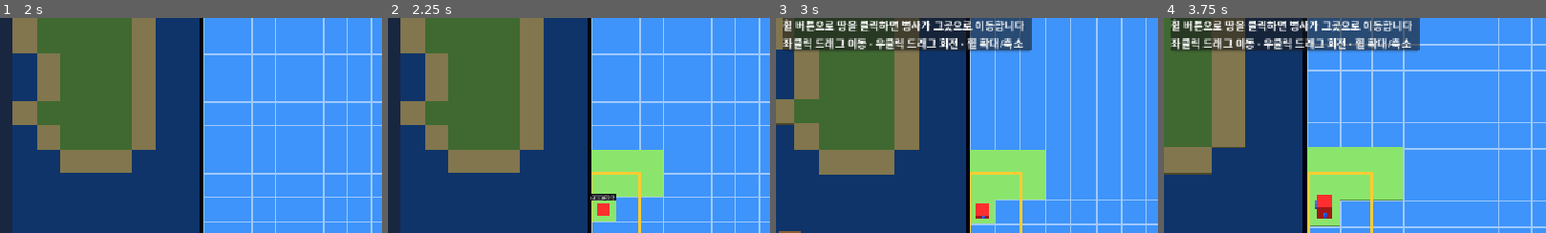
Above: before the commit, frames 1-4 (left to right).
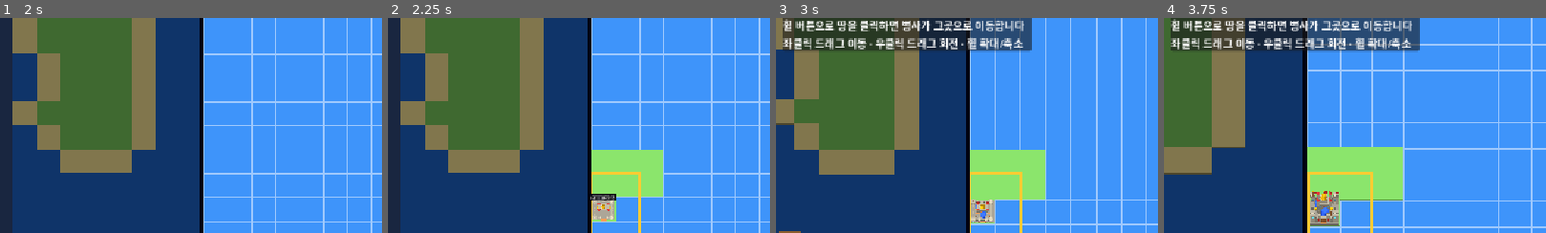
Above: after the commit, the same moments.

Repository: dpwns5889/Islander
Game: Godot game, scene res://assets/scenes/menu.tscn
Same seed, same stepped clock (60 frames per second), same inputs: the game is played once before the commit and once after it.
Inputs (mouse positions are % of the whole screen's width and height, from its top left):
- Up to frame 1 (2 s): click "시작" at 0.5 s; tap Enter at 1.25 s; move the mouse to (72, 45) at 1.27 s; tap P at 1.35 s; click (72, 45) at 1.42 s
- Up to frame 2 (2.25 s): tap Space at 2 s; drag from (30, 55) to (45, 70) at 2.02 s
- Up to frame 3 (3 s): click "웨이브 시작" at 2.75 s
- Up to frame 4 (3.75 s): click "배속 x1" at 3.5 s
The pictures show only the part of the screen within x 0-50%, y 17-67%; the shares and areas given below are measured in that part.

Frame 1 is identical in both runs. In frame 2, 0.5% of the frame differs, in the area x 53-60%, y 84-95%; in frame 3, 0.6%; in frame 4, 1.1%, in the area x 38-46%, y 80-97%.

Commit message:
art: 본부와 건물 8종의 모델 추가
본부(성, 3종 무작위), 사격장, 방어탑, 낚시터, 도서관, 대학, 광산, 천문대를 모델과 파손 모델로 그린다.
조각으로 놓은 물 타일 위의 건물은 바닥이 묻히지 않게 타일 높이만큼 올린다.
기획서 v0.60

Co-Authored-By: Claude Sonnet 5.5 <noreply@anthropic.com>

Diff:
--- a/assets/scripts/balance.gd
+++ b/assets/scripts/balance.gd
@@ -30,14 +30,14 @@
 	BARRACKS: {"name": "병영", "cost": 30, "hp": 100, "sand": false, "sea": false, "model": "barracks", "model_variants": 2, "color": Color(0.45, 0.45, 0.5)},
 	MARKET: {"name": "시장", "cost": 50, "hp": 70, "tech": "math", "sand": false, "sea": false, "color": Color(0.85, 0.65, 0.1)},
 	FARM: {"name": "밭", "cost": 25, "hp": 50, "sand": false, "sea": false, "evolves_to": FARMSTEAD, "model": "field", "model_variants": 4, "color": Color(0.35, 0.55, 0.2)},
-	FISHERY: {"name": "낚시터", "cost": 25, "hp": 50, "sand": true, "sea": false, "tech": "fishing", "on_water": true, "evolves_to": FISH_VILLAGE, "color": Color(0.2, 0.65, 0.75)},
+	FISHERY: {"name": "낚시터", "cost": 25, "hp": 50, "sand": true, "sea": false, "tech": "fishing", "on_water": true, "evolves_to": FISH_VILLAGE, "model": "fishery", "model_variants": 3, "color": Color(0.2, 0.65, 0.75)},
 	TRADING_POST: {"name": "교역소", "cost": 40, "hp": 70, "tech": "commerce", "sand": true, "sea": false, "on_water": true, "open_sea": true, "unique": true, "color": Color(0.7, 0.35, 0.75)},
-	LIBRARY: {"name": "도서관", "cost": 40, "hp": 60, "sand": true, "sea": false, "evolves_to": LAB, "color": Color(0.55, 0.35, 0.65)},
-	LAB: {"name": "대학", "cost": 80, "hp": 120, "tech": "astronomy", "sand": false, "sea": false, "color": Color(0.25, 0.7, 0.6)},
-	MINE: {"name": "광산", "cost": 60, "hp": 100, "tech": "mining", "sand": false, "sea": false, "mountain_only": true, "evolves_to": SMELTER, "color": Color(0.5, 0.45, 0.4)},
-	SHOOTING_RANGE: {"name": "사격장", "cost": 30, "hp": 100, "tech": "archery", "sand": false, "sea": false, "color": Color(0.3, 0.5, 0.35)},
-	OBSERVATORY: {"name": "천문대", "cost": 60, "hp": 100, "tech": "astronomy", "sand": false, "sea": false, "mountain_only": true, "color": Color(0.3, 0.3, 0.6)},
-	TOWER: {"name": "방어탑", "cost": 40, "hp": 200, "tech": "archery", "sand": true, "sea": false, "evolves_to": FORTRESS, "color": Color(0.35, 0.4, 0.55)},
+	LIBRARY: {"name": "도서관", "cost": 40, "hp": 60, "sand": true, "sea": false, "evolves_to": LAB, "model": "library", "model_variants": 3, "color": Color(0.55, 0.35, 0.65)},
+	LAB: {"name": "대학", "cost": 80, "hp": 120, "tech": "astronomy", "sand": false, "sea": false, "model": "university", "model_variants": 3, "color": Color(0.25, 0.7, 0.6)},
+	MINE: {"name": "광산", "cost": 60, "hp": 100, "tech": "mining", "sand": false, "sea": false, "mountain_only": true, "evolves_to": SMELTER, "model": "mine", "model_variants": 3, "color": Color(0.5, 0.45, 0.4)},
+	SHOOTING_RANGE: {"name": "사격장", "cost": 30, "hp": 100, "tech": "archery", "sand": false, "sea": false, "model": "archery_range", "model_variants": 3, "color": Color(0.3, 0.5, 0.35)},
+	OBSERVATORY: {"name": "천문대", "cost": 60, "hp": 100, "tech": "astronomy", "sand": false, "sea": false, "mountain_only": true, "model": "observatory", "model_variants": 3, "color": Color(0.3, 0.3, 0.6)},
+	TOWER: {"name": "방어탑", "cost": 40, "hp": 200, "tech": "archery", "sand": true, "sea": false, "evolves_to": FORTRESS, "model": "defense_tower", "model_variants": 3, "color": Color(0.35, 0.4, 0.55)},
 	MANSION: {"name": "저택", "cost": 40, "hp": 100, "tech": "currency", "sand": true, "sea": false, "color": Color(0.85, 0.6, 0.3)},
 	FARMSTEAD: {"name": "농장", "cost": 50, "hp": 100, "tech": "windmill", "sand": false, "sea": false, "color": Color(0.5, 0.75, 0.25)},
 	FISH_VILLAGE: {"name": "어촌", "cost": 50, "hp": 100, "tech": "waterwheel", "sand": true, "sea": false, "on_water": true, "color": Color(0.1, 0.45, 0.7)},
@@ -101,6 +101,8 @@
 const HQ_ATK: float = 3.0 ## 본부의 약한 자동 공격 (레벨과 무관) (기획서 6장)
 const HQ_RANGE: float = 2.5
 const HQ_HP: float = 300.0
+const HQ_MODEL: String = "castle" ## 본부 모델: 레벨 구분 없이 놓을 때 번호를 무작위로 고른다 (기획서 7.2)
+const HQ_MODEL_VARIANTS: int = 3
 const HQ_PIECE_WAVES: Array[int] = [10, 20] ## 이 웨이브(보스)를 이기면 본부 조각을 하나 더 놓아야 한다 (기획서 5.5)
 const HQ_LOSS_RATE: float = 0.3 ## 본부가 파괴될 때마다 줄어드는 골드·식량 비율
 const BUILDING_EDGE: float = 0.5 ## 건물 칸 중심에서 가장자리까지 (건물 공격 거리는 가장자리부터 잰다) (기획서 6장)
@@ -283,9 +285,9 @@
 	return (FORTRESS_RANGE_LV if id == FORTRESS else TOWER_RANGE_LV)[level - 1]
 
 
-## 모델 파일 경로: 종류별 폴더 안에 레벨·번호마다 한 폴더, 파손 단계는 _dmg1·_dmg2 (기획서 7.2)
+## 모델 파일 경로: 종류별 폴더 안에 레벨·번호마다 한 폴더, 파손 단계는 _dmg1·_dmg2. level 0은 레벨 구분 없는 모델(본부) (기획서 7.2)
 static func model_path(kind: String, level: int, variant: int, stage: int = 0) -> String:
-	var name: String = "%s_t%d_v%d" % [kind, level, variant]
+	var name: String = "%s_t%d_v%d" % [kind, level, variant] if level > 0 else "%s_v%d" % [kind, variant]
 	var suffix: String = "" if stage == 0 else "_dmg%d" % stage
 	return "res://assets/models/%s/%s/%s%s.glb" % [kind, name, name, suffix]
 
--- a/assets/scripts/field.gd
+++ b/assets/scripts/field.gd
@@ -8,7 +8,7 @@
 const MAX_H: int = 30
 const SEA: int = 0
 const BLOCK_H: float = 0.08 ## 땅 두께. 입체감 없이 평평한 땅 (기획서 3장)
-const HQ_COLOR: Color = Color(0.85, 0.15, 0.15)
+const HQ_COLOR: Color = Color(0.85, 0.15, 0.15) ## 조각 카드의 본부 칸 표시 색
 const M: int = 8 ## 필드 밖 자동 지형의 폭 (기획서 3장)
 const DIRS: Array[Vector2i] = [Vector2i.LEFT, Vector2i.RIGHT, Vector2i.UP, Vector2i.DOWN]
 
@@ -29,6 +29,7 @@
 var buildings_lost: Dictionary = {} ## 이번 전투에서 무너진 건물 종류 → 개수(본부 제외). 전투를 시작할 때 비운다 (기획서 5.2)
 var hq_level: Dictionary = {} ## 본부 위치 → 그 본부의 레벨 (본부마다 따로) (기획서 5.3)
 const GRID_SHADER: Shader = preload("res://assets/shaders/grid.gdshader")
+const WATER_H: float = 0.06 ## 조각으로 놓은 물 타일의 두께
 const BAR_W: float = 0.95 ## 본부 레벨업 바 크기 (기획서 5.3)
 const BAR_H: float = 0.21
 var _hq_bars: Dictionary = {} ## 본부 위치 → 레벨업까지 식량 바 [배경, 채움, 글자] (기획서 5.3)
@@ -701,7 +702,7 @@
 	var data: Dictionary = Balance.BUILDINGS[id]
 	hp[c] = max_hp(c)
 	var mi: MeshInstance3D = MeshInstance3D.new()
-	var base_y: float = BLOCK_H if cells.has(c) else 0.0 # 물 위 건물은 바다 면에 놓인다
+	var base_y: float = _base_y(c)
 	if data.has("model"): # 블렌더 모델: 지을 때 바리에이션을 무작위로 고르고 레벨이 올라도 같은 번호를 쓴다 (기획서 7.2)
 		variants[c] = variant if variant > 0 else 1 + randi() % int(data["model_variants"])
 	else:
@@ -725,25 +726,35 @@
 	_tint(c)
 
 
-## 모델 건물의 모델을 레벨·바리에이션·파손 단계에 맞게 바꾼다 (기획서 7.2)
+## 건물이 놓이는 바닥 높이: 땅, 조각으로 놓은 물 타일, 맨 바다 순
+func _base_y(c: Vector2i) -> float:
+	if cells.has(c):
+		return BLOCK_H
+	return WATER_H if water.has(c) else 0.0
+
+
+## 모델 건물·본부의 모델을 레벨·바리에이션·파손 단계에 맞게 바꾼다 (기획서 7.2)
 func _set_model(c: Vector2i) -> void:
-	var data: Dictionary = Balance.BUILDINGS[buildings[c]]
-	var md: Dictionary = Toon.model(Balance.model_path(data["model"], mini(levels[c], Balance.MAX_LEVEL), variants[c], Balance.damage_stage(hp_ratio(c))))
+	var kind: String = Balance.HQ_MODEL
+	var level: int = 0 # 본부 모델은 레벨 구분이 없다
+	if not hqs.has(c):
+		kind = Balance.BUILDINGS[buildings[c]]["model"]
+		level = mini(levels[c], Balance.MAX_LEVEL)
+	var md: Dictionary = Toon.model(Balance.model_path(kind, level, variants[c], Balance.damage_stage(hp_ratio(c))))
 	var mi: MeshInstance3D = _nodes[c][0]
 	if mi.mesh == md["mesh"]:
 		return
-	var base_y: float = BLOCK_H if cells.has(c) else 0.0
 	mi.mesh = md["mesh"]
 	mi.material_override = Toon.material(Color.WHITE, md["tex"])
-	mi.position = cell_to_world(c) + Vector3(0, base_y, 0)
-
-
-## 피해를 보여 준다: 모델 건물은 파손 모델, 상자 건물과 본부는 체력만큼 어둡게 (기획서 5.2.2)
+	mi.position = cell_to_world(c) + Vector3(0, _base_y(c), 0)
+
+
+## 피해를 보여 준다: 모델 건물·본부는 파손 모델, 상자 건물은 체력만큼 어둡게 (기획서 5.2.2)
 func _tint(c: Vector2i) -> void:
 	if variants.has(c):
 		_set_model(c)
 		return
-	var base: Color = HQ_COLOR if hqs.has(c) else Balance.BUILDINGS[buildings[c]]["color"]
+	var base: Color = Balance.BUILDINGS[buildings[c]]["color"]
 	var mi: MeshInstance3D = _nodes[c][0]
 	Toon.set_color(mi.material_override, base.lerp(Color.BLACK, (1.0 - hp_ratio(c)) * 0.7))
 
@@ -811,6 +822,7 @@
 			for n: Node in _nodes[c]:
 				n.queue_free()
 			_nodes.erase(c)
+			variants.erase(c)
 			return true
 		_tint(c)
 	elif buildings.has(c):
@@ -1042,10 +1054,10 @@
 			water[cell] = true
 			var wt: MeshInstance3D = MeshInstance3D.new()
 			var wm: BoxMesh = BoxMesh.new()
-			wm.size = Vector3(1.0, 0.06, 1.0)
+			wm.size = Vector3(1.0, WATER_H, 1.0)
 			wt.mesh = wm
 			wt.material_override = _mat(color_of(Piece.SEA), false)
-			wt.position = cell_to_world(cell) + Vector3(0, 0.03, 0)
+			wt.position = cell_to_world(cell) + Vector3(0, WATER_H / 2.0, 0)
 			add_child(wt)
 			continue
 		cells[cell] = p.terrain[i]
@@ -1059,11 +1071,7 @@
 			hqs[cell] = Balance.HQ_HP
 			claim_start(cell)
 			var marker: MeshInstance3D = MeshInstance3D.new()
-			var bm: BoxMesh = BoxMesh.new()
-			bm.size = Vector3(0.5, 0.6, 0.5)
-			marker.mesh = bm
-			marker.material_override = Toon.material(Color.WHITE)
-			marker.position = cell_to_world(cell) + Vector3(0, BLOCK_H + 0.3, 0)
+			variants[cell] = 1 + randi() % Balance.HQ_MODEL_VARIANTS
 			add_child(marker)
 			_nodes[cell] = [marker]
 			_tint(cell)
--- a/assets/scripts/main.gd
+++ b/assets/scripts/main.gd
@@ -1293,7 +1293,7 @@
 	if battle != null:
 		s = battle.summary() + "\n휠 버튼으로 땅을 클릭하면 병사가 그곳으로 이동합니다\n좌클릭 드래그 이동 · 우클릭 드래그 회전 · 휠 확대/축소"
 	elif placed_count == 0:
-		s = "시작 조각을 놓으세요 (빨간 칸이 본부) · 좌클릭 배치 · R/우클릭 회전"
+		s = "시작 조각을 놓으세요 (본부 성이 함께 놓입니다) · 좌클릭 배치 · R/우클릭 회전"
 	elif current != null and placing_hq:
 		s = "본부 조각: 좌클릭 배치 · R/우클릭 회전 (놓아야 웨이브를 시작할 수 있습니다)"
 	elif current != null:
--- a/tests/m31_flow.gd
+++ b/tests/m31_flow.gd
@@ -20,6 +20,10 @@
 					var path: String = Balance.model_path(data["model"], level, variant, stage)
 					if not ResourceLoader.exists(path):
 						missing.append(path)
+	for variant in range(1, Balance.HQ_MODEL_VARIANTS + 1):
+		for stage in [0, 1, 2]:
+			if not ResourceLoader.exists(Balance.model_path(Balance.HQ_MODEL, 0, variant, stage)):
+				missing.append(Balance.model_path(Balance.HQ_MODEL, 0, variant, stage))
 	fails += _check(missing.is_empty() and Balance.BUILDINGS[Balance.BARRACKS].has("model"), "모델 파일 (없는 것 %s)" % [missing])
 
 	var main: Node = load("res://assets/scenes/main.tscn").instantiate()
@@ -63,7 +67,11 @@
 	fails += _check(worn.size() == 3 and is_equal_approx(worn[0].hp, 30.0 * 0.65) and is_equal_approx(worn[0].atk, 5.0 * 0.65), "병영 30%: 병사 3명, 체력·공격 65%")
 	b.free()
 	# 웨이브가 끝나도 피해가 남는다
+	var castle: MeshInstance3D = f._nodes[f.hq][0]
+	var castle_full: Mesh = castle.mesh
 	f.damage(f.hq, 150.0)
+	var castle_hurt: Mesh = castle.mesh
+	fails += _check(castle_full != null and castle_hurt != castle_full, "본부: 체력 50%면 파손 모델")
 	var left: float = f.hp[house]
 	main.start_wave()
 	main.battle._ships_left = 0
@@ -75,6 +83,7 @@
 	gs.gold = 1000
 	fails += _check(main.select_building(f.hq) and main.repair_button.text == "수리 25G" and not main.upgrade_button.visible, "본부 패널: 수리 25G")
 	fails += _check(main.repair_selected() and gs.gold == 975 and f.hq_hp == Balance.HQ_HP, "본부 수리")
+	fails += _check(castle.mesh == castle_full, "본부 수리 뒤 정상 모델")
 	# 골드가 모자라면 못 고친다
 	gs.gold = 0
 	main._refresh_hud()
@@ -84,6 +93,12 @@
 	fails += _check(main.repair_everything() and gs.gold == 1000 - total and f.total_repair_cost() == 0, "전체 수리 %dG" % total)
 	fails += _check(mi.mesh == meshes[0] and not main.repair_all_button.visible, "수리하면 정상 모델, 버튼 숨김")
 	fails += _check(main.select_building(house) and main.upgrade_selected(), "수리 뒤에는 강화 가능")
+	# 무너진 본부 칸에 상자 건물을 지어도 본부 모델 기록이 남지 않는다
+	var old: Vector2i = f.hq
+	f.damage(old, 9999.0)
+	f.build(Balance.MARKET, old)
+	f.damage(old, 40.0)
+	fails += _check(not f.variants.has(old) and (f._nodes[old][0] as MeshInstance3D).mesh is BoxMesh, "본부 자리의 새 건물")
 	print("M31 점검 실패 %d건" % fails)
 	quit(fails)
 
Binary file added: assets/models/archery_range/archery_range_t1_v1/archery_range_t1_v1.glb
Not shown, added: assets/models/archery_range/archery_range_t1_v1/archery_range_t1_v1.glb.import
Binary file added: assets/models/archery_range/archery_range_t1_v1/archery_range_t1_v1_dmg1.glb
Not shown, added: assets/models/archery_range/archery_range_t1_v1/archery_range_t1_v1_dmg1.glb.import
Binary file added: assets/models/archery_range/archery_range_t1_v1/archery_range_t1_v1_dmg1_palette_house.png
Not shown, added: assets/models/archery_range/archery_range_t1_v1/archery_range_t1_v1_dmg1_palette_house.png.import
Binary file added: assets/models/archery_range/archery_range_t1_v1/archery_range_t1_v1_dmg2.glb
Not shown, added: assets/models/archery_range/archery_range_t1_v1/archery_range_t1_v1_dmg2.glb.import
Binary file added: assets/models/archery_range/archery_range_t1_v1/archery_range_t1_v1_dmg2_palette_house.png
Not shown, added: assets/models/archery_range/archery_range_t1_v1/archery_range_t1_v1_dmg2_palette_house.png.import
Binary file added: assets/models/archery_range/archery_range_t1_v1/archery_range_t1_v1_palette_house.png
Not shown, added: assets/models/archery_range/archery_range_t1_v1/archery_range_t1_v1_palette_house.png.import
(and 781 more such lines)
